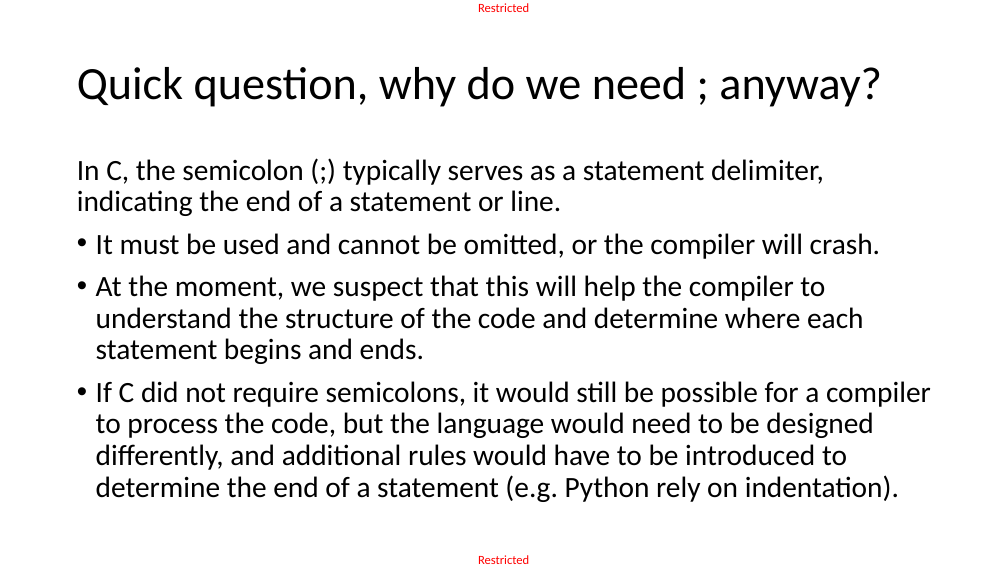
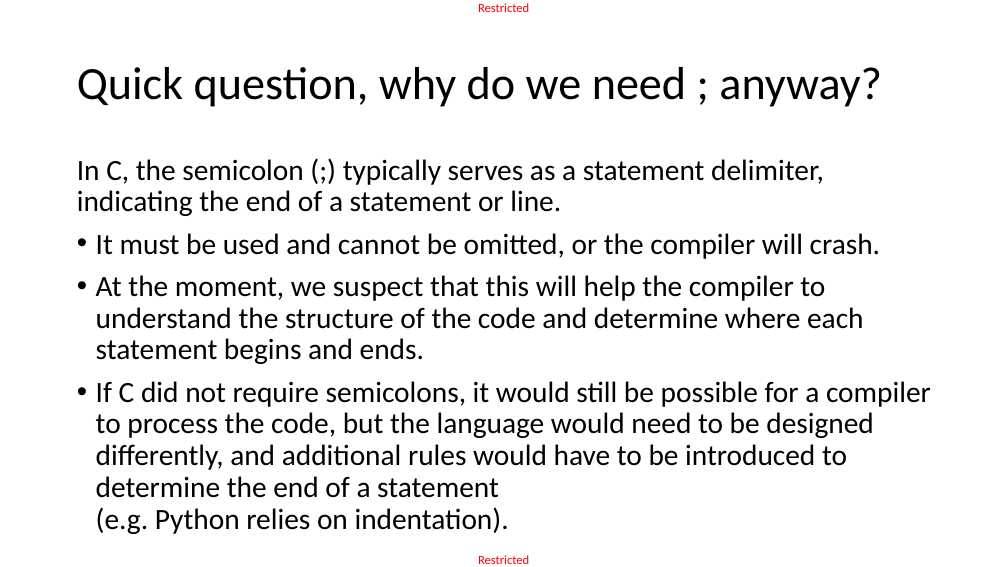
Before and after one commit to matthieudemari/SUTD_PLC_50_051, a slide deck: slide 37 of W9/W9S3/W9S3.pptx (slide 36 before the commit). Drawn at 1008x567 pixels with LibreOffice and Linux fonts; fonts in the diff are those of the drawing. Boxes give left, top, right and bottom in pixels: in the first picture for what was removed or moved away, otherwise in the second. Text is boxed around its words. In the diff, an @@ line names an element or a change of style, - is before the commit and + after.

```diff
--- a/W9/W9S3/W9S3.pptx
+++ b/W9/W9S3/W9S3.pptx
@@ text at (96,381,931,534): text changed @@
-• If C did not require semicolons, it would still be possible for a compiler to process the code, but the language would need to be designed differently, and additional rules would have to be introduced to determine the end of a statement (e.g. Python rely on indentation).
+• If C did not require semicolons, it would still be possible for a compiler to process the code, but the language would need to be designed differently, and additional rules would have to be introduced to determine the end of a statement
+  (e.g. Python relies on indentation).
```
Also in this commit, not shown: 20 other slides changed, 8 slides added, 7 other files.
